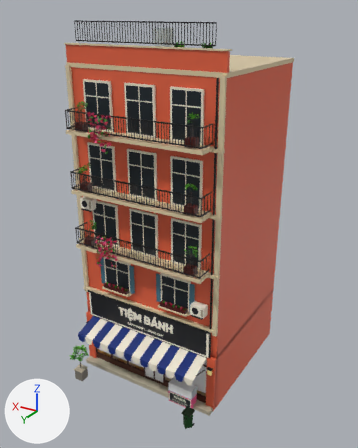
The FBX model Assets/PhoViet/Art/Streets/PV_StreetShop11.fbx, before and after one commit.
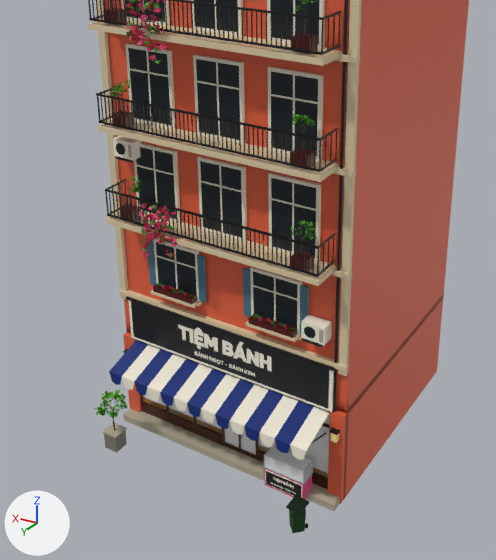
Old and new are each drawn whole from a 50 mm camera at (-13.0, 22.2, 19.3) aimed at (-0.4, 1.2, 8.8) and again close up on the part from 4% to 85% of the width and 26% to 99% of the height. The axes (+X, +Y, +Z) are drawn at lower left. The lights are the same throughout. The older version's two pictures come first. Objects named as collision shapes, trigger or cutter boxes, shadow casters or lower levels of detail are left out. Where no turn or scale is listed for an object, it has been applied to the vertices. Vertices at exactly the same position are counted once.

In view in the first close-up: 'PV_StreetShop11_LOD0'.
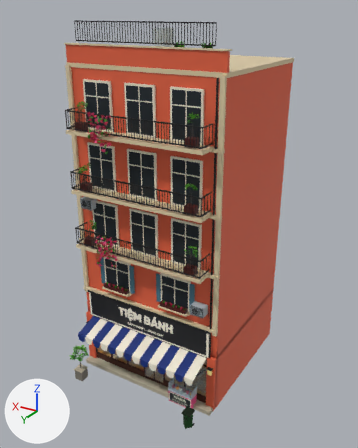
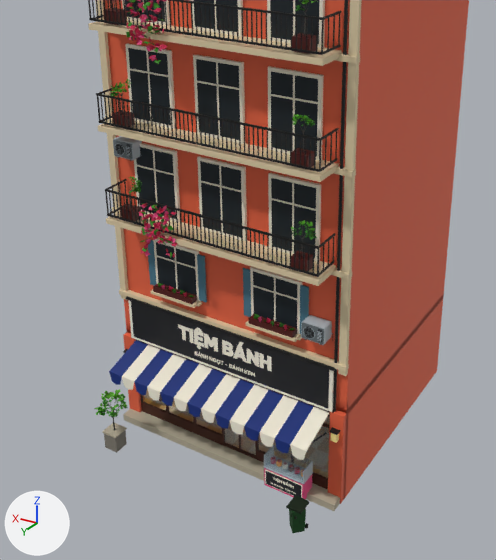
Boxes (x1, y1, x2, y2) around the edits, measured in the close-ups (496 x 560 px; the box of a moved part takes in the faces that stretch with it):
'PV_StreetShop11_LOD0', recoloured, surface changed, reshaped: (88, 0, 469, 533) in both
part 1 of me_pv_streetshop11_lod0, moved or reshaped (not visible afterwards): before (304, 326, 315, 338)
part 2 of me_pv_streetshop11_lod0, deleted: before (303, 339, 323, 347)
part 3 of me_pv_streetshop11_lod0, reshaped: before (115, 143, 139, 162); after (113, 136, 140, 161)
part 4 of me_pv_streetshop11_lod0, built on: before (319, 329, 323, 343); after (301, 317, 332, 345)
part 5 of me_pv_streetshop11_lod0, surface changed: (132, 141, 331, 328) in both

What the commit changed:
Material 'PV_StreetGlass' (mat_pv_streetglass) changes colour from white #e7e7e7 to cyan #99c4d6; in linear values from (0.8, 0.8, 0.8) to (0.32, 0.55, 0.67).
In material 'PV_StreetGlass' (mat_pv_streetglass), alpha goes from 1.0 to 0.22.
me_pv_streetshop11_lod0 is used by ob_pv_streetshop11_lod0; location (0.0, 0.0, 0.0).
me_pv_streetshop11_lod0 had 16556 vertices, 12954 faces and spanned x -4.2..4.2, y -3.9..6.2, z 0.0..18.9.
me_pv_streetshop11_lod0 now has 17592 vertices, 13598 faces and spans x -4.2..4.2, y -3.9..6.2, z 0.0..18.9.
me_pv_streetshop11_lod0 part 1: the loose piece of 11 vertices spanning x -3.3..-3.0, y 4.3, z 5.8..6.2 is scaled about its middle by (0.132, 1, 0.132).
me_pv_streetshop11_lod0 part 2: the loose piece of 8 vertices spanning x -3.5..-3.0, y 3.9..4.4, z 5.7 is deleted.
me_pv_streetshop11_lod0 part 3: 2 vertices moved within x 3.0..3.1, y 4.3, z 10.0; 23 vertices removed from x 3.0..3.6, y 3.9..4.4, z 9.9..10.4; 541 vertices added at x 2.9..3.7, y 3.8..4.4, z 9.9..10.5.
me_pv_streetshop11_lod0 part 4: 4 vertices removed from x -3.5, y 4.3, z 5.8..6.2; 386 vertices added at x -3.6..-2.9, y 3.9..4.4, z 5.7..6.2.
me_pv_streetshop11_lod0 part 5: 4 kept faces spanning x -3.6..3.7, y 3.9..4.3, z 5.7..10.5 get new texture (UV) coordinates.
Other edits to the shape of me_pv_streetshop11_lod0 do not show in these pictures.
